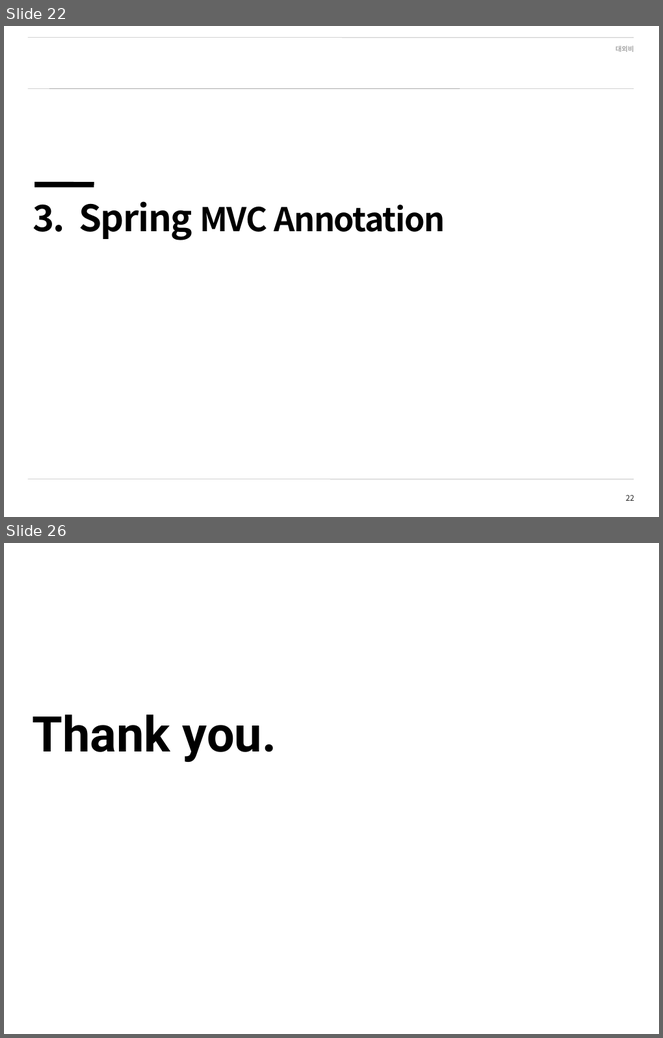
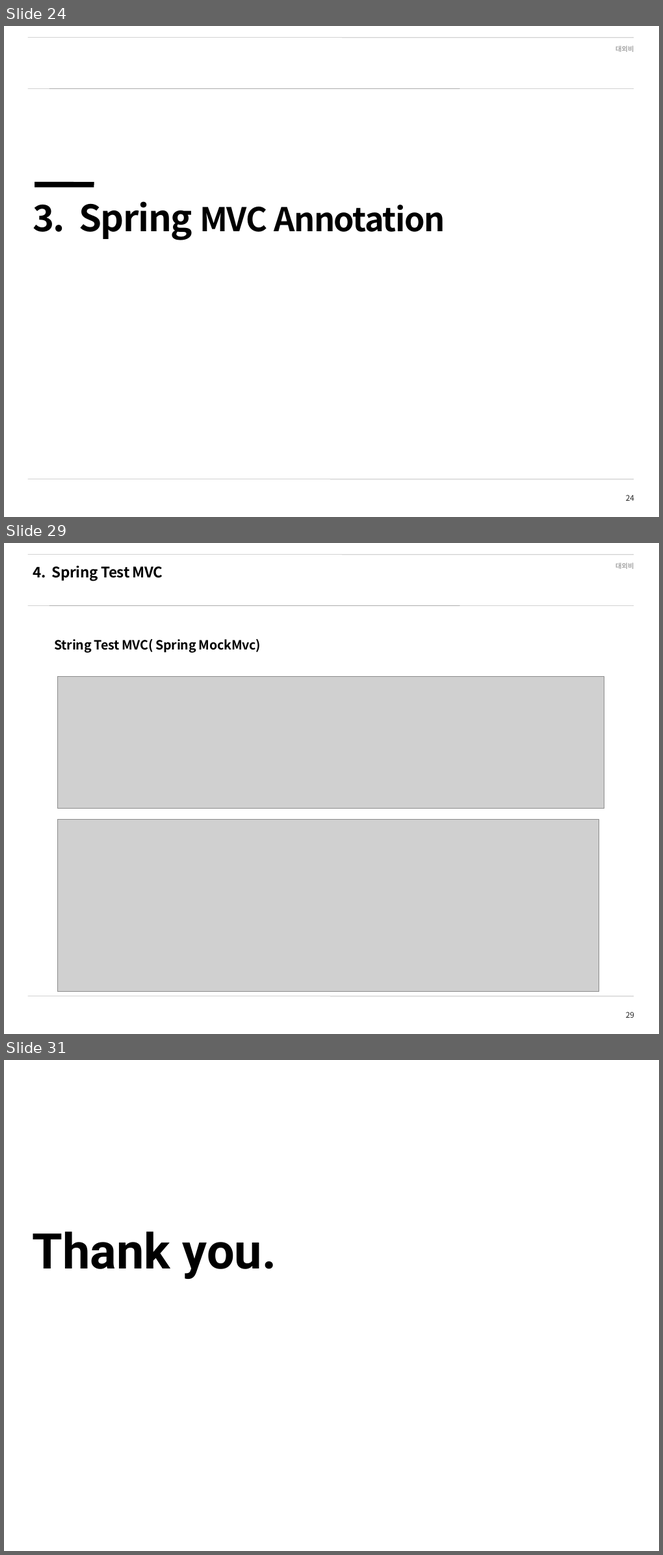
Before and after one commit to SeunghoonBaek/spring_learning, a slide deck: 09_Spring_Framework_MVC.pptx. Shown one above the other, each under a label of ours: slides 22 and 26 before the commit, slides 24, 29 and 31 after it; the slides between them are not shown. The pictures are 663x1038 and 663x1555 pixels, drawn with LibreOffice and Linux fonts; fonts in the diff are those of the drawing; grey boxes stand for pictures; background and template pictures are left out. Boxes give left, top, right and bottom in pixels: in the first picture for what was removed or moved away, otherwise in the second. Text is boxed around its words. In the diff, an @@ line names an element or a change of style, - is before the commit and + after.

```diff
--- a/09_Spring_Framework_MVC.pptx
+++ b/09_Spring_Framework_MVC.pptx
@@ slide 29 added at (4,543,659,1034), background #FFFFFF; not listed: 5 template elements that a slide beside it also shows @@
@@ text added at (33,566,163,581), 16 pt, text #000000, bold @@
+4. Spring Test MVC
@@ text added at (54,639,261,653), 14 pt, text #000000, bold @@
+String Test MVC( Spring MockMvc)
@@ picture added at (58,677,605,808) @@
@@ picture added at (58,819,599,991) @@
@@ what was slide 22 is now slide 24 @@
@@ page number at (626,495,634,501): text changed @@
-22
+24
@@ what was slide 26 is now slide 31 @@
```
Also in this commit, not shown: 6 slides changed, 5 other slides added, 1 slide removed, 22 other files.
